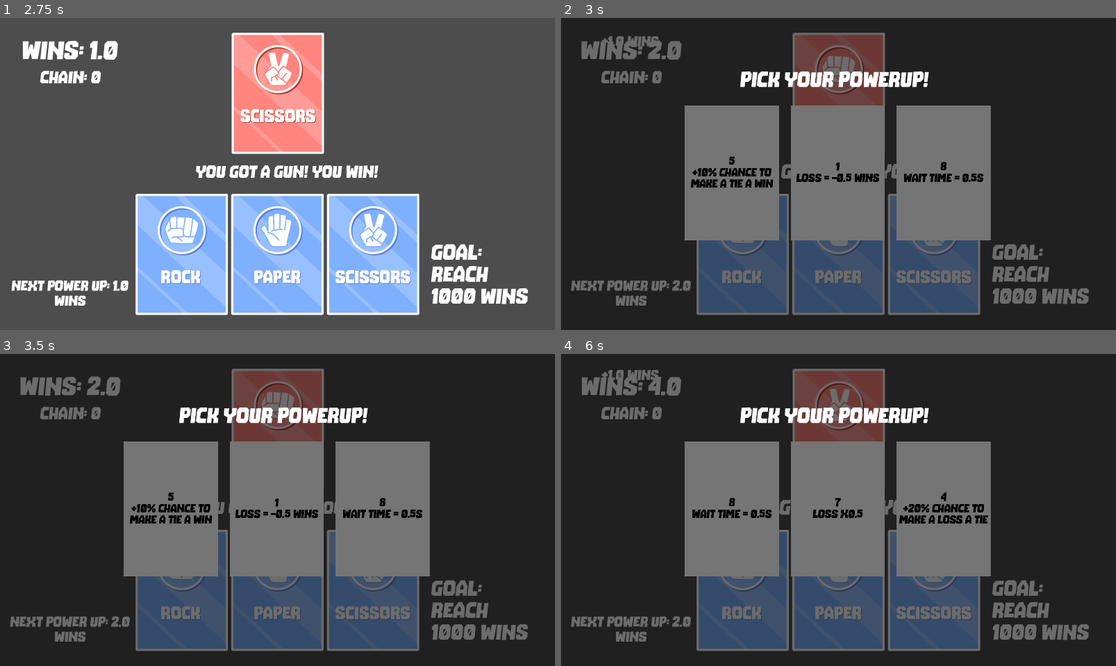
Above: before the commit, frames 1-4 (two rows, left to right).
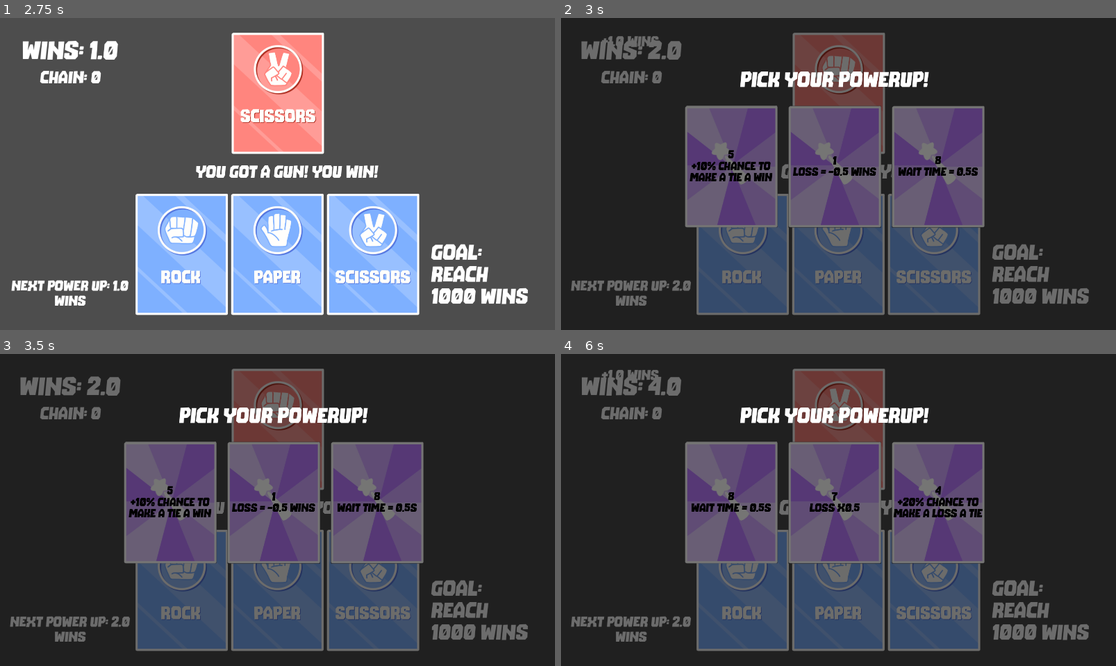
Above: after the commit, the same moments.

Repository: cinpear/rock-paper-scissors-shoot
Game: Godot game, scene res://start.tscn
Two runs of this game, one before a commit and one after it. Both use one fixed random seed, a clock stepped at 60 frames per second and the inputs below.
Inputs (mouse positions are in pixels of both pictures, inside the frame that each line leads up to):
- Up to frame 1 (2.75 s): click "Start Game" at 0.5 s; click (183, 255) at 1.25 s; tap Enter at 2 s; move the mouse to (399, 158) at 2.02 s
- Up to frame 2 (3 s): click (838, 255) at 2.75 s
- Up to frame 3 (3.5 s): no input
- Up to frame 4 (6 s): click "5 +10% chance to make a tie a…" at 3.5 s; click (932, 591) at 4.25 s; move the mouse to (727, 525) at 5.02 s; click (744, 591) at 5.75 s

Frame 1 is identical in both runs. In frame 2, 16% of the frame differs, in the area x 22-78%, y 28-72%; in frame 3, 16%; in frame 4, 16%.

Commit message:
trying to get flip anim work

Diff:
--- a/powerup.gd
+++ b/powerup.gd
@@ -15,24 +15,24 @@
 		var rng = RandomNumberGenerator.new()
 		print (global.numPowerup)
 		if (global.numPowerup == 7):
-			$HBoxContainer/Button3.disabled = true
-			$HBoxContainer/Button3/ColorRect.visible = false
+			$cardBack3/Button3.disabled = true
+			# $HBoxContainer/Button3/ColorRect.visible = false
 			for i in range(len(global.powerupBought)):
 				if global.powerupBought[i] == false:
 					if powerup[0] == 10:
-						$HBoxContainer/Button.text = str(i) + "\n" + global.powerupAbility[i]
+						$cardBack1/Button.text = str(i) + "\n" + global.powerupAbility[i]
 						powerup[0] = i
 					else:
-						$HBoxContainer/Button2.text = str(i) + "\n" + global.powerupAbility[i]
+						$cardBack2/Button2.text = str(i) + "\n" + global.powerupAbility[i]
 						powerup[1] = i
 		elif (global.numPowerup == 8):
-			$HBoxContainer/Button3.disabled = true
-			$HBoxContainer/Button3/ColorRect.visible = false
-			$HBoxContainer/Button2.disabled = true
-			$HBoxContainer/Button2/ColorRect.visible = false
+			$cardBack3/Button3.disabled = true
+			# $HBoxContainer/Button3/ColorRect.visible = false
+			$cardBack2/Button2.disabled = true
+			# $HBoxContainer/Button2/ColorRect.visible = false
 			for i in range(len(global.powerupBought)):
 				if global.powerupBought[i] == false:
-					$HBoxContainer/Button.text = str(i) + "\n" + global.powerupAbility[i]
+					$cardBack1/Button.text = str(i) + "\n" + global.powerupAbility[i]
 					powerup[0] = i
 		else:
 			while powerup[2] == 10:
@@ -40,24 +40,24 @@
 				if global.powerupBought[rand] == false:
 					if powerup[0] == 10:
 						powerup[0] = rand
-						$HBoxContainer/Button.text = str(rand) + "\n" + global.powerupAbility[rand]
+						$cardBack1/Button.text = str(rand) + "\n" + global.powerupAbility[rand]
 						global.powerupBought[rand] = true
 					elif powerup[1] == 10:
 						powerup[1] = rand
-						$HBoxContainer/Button2.text = str(rand) + "\n" + global.powerupAbility[rand]
+						$cardBack2/Button2.text = str(rand) + "\n" + global.powerupAbility[rand]
 						global.powerupBought[rand] = true
 					else:
 						powerup[2] = rand
-						$HBoxContainer/Button3.text = str(rand) + "\n" + global.powerupAbility[rand]
+						$cardBack3/Button3.text = str(rand) + "\n" + global.powerupAbility[rand]
 						global.powerupBought[rand] = true
 
 
 
 func close():
 	powerup = [10, 10, 10]
-	$HBoxContainer/Button.text = ""
-	$HBoxContainer/Button2.text = ""
-	$HBoxContainer/Button3.text = ""
+	$cardBack1/Button.text = ""
+	$cardBack2/Button2.text = ""
+	$cardBack3/Button3.text = ""
 	$".".visible = false
 	$"../ColorRect".visible = false
 
--- a/powerup.tscn
+++ b/powerup.tscn
@@ -1,24 +1,199 @@
-[gd_scene load_steps=3 format=3 uid="uid://c222tr58xaie0"]
-
-[ext_resource type="Script" path="res://powerup.gd" id="1_s4k80"]
+[gd_scene load_steps=19 format=3 uid="uid://c222tr58xaie0"]
+
+[ext_resource type="Script" uid="uid://bfu888eigr6dx" path="res://powerup.gd" id="1_s4k80"]
 [ext_resource type="FontFile" uid="uid://b2ukv27mx647y" path="res://addons/The Bomb Sound Italic.ttf" id="2_d6dq0"]
+[ext_resource type="Texture2D" uid="uid://dp17iq03xpqrt" path="res://powerupBack.png" id="3_6cuax"]
+[ext_resource type="Texture2D" uid="uid://dj3uxubdyg5p8" path="res://powerup1.jpg" id="4_yttoi"]
+[ext_resource type="Texture2D" uid="uid://cds55roe0ovgv" path="res://powerup2.jpg" id="5_g8qv3"]
+[ext_resource type="Texture2D" uid="uid://cqvpmfsew0ka4" path="res://powerup3.jpg" id="6_lhhtn"]
+[ext_resource type="Texture2D" uid="uid://d31r7317jt10r" path="res://powerup4.jpg" id="7_k4hqp"]
+[ext_resource type="Texture2D" uid="uid://37g6veis04bk" path="res://powerup5.jpg" id="8_wp04m"]
+[ext_resource type="Texture2D" uid="uid://chb2mnkmanbp1" path="res://powerup6.jpg" id="9_0fviq"]
+[ext_resource type="Texture2D" uid="uid://cu6ks32qrqxmo" path="res://powerup7.jpg" id="10_okhod"]
+[ext_resource type="Texture2D" uid="uid://dcxsl0ncd4kcp" path="res://powerup8.jpg" id="11_i4oat"]
+[ext_resource type="Texture2D" uid="uid://mf7es7m1x4i4" path="res://powerup9.jpg" id="12_1q1cv"]
+
+[sub_resource type="SpriteFrames" id="SpriteFrames_3uhvo"]
+animations = [{
+"frames": [{
+"duration": 1.0,
+"texture": ExtResource("4_yttoi")
+}, {
+"duration": 1.0,
+"texture": ExtResource("5_g8qv3")
+}, {
+"duration": 1.0,
+"texture": ExtResource("6_lhhtn")
+}, {
+"duration": 1.0,
+"texture": ExtResource("7_k4hqp")
+}, {
+"duration": 1.0,
+"texture": ExtResource("8_wp04m")
+}, {
+"duration": 1.0,
+"texture": ExtResource("9_0fviq")
+}, {
+"duration": 1.0,
+"texture": ExtResource("10_okhod")
+}, {
+"duration": 1.0,
+"texture": ExtResource("11_i4oat")
+}, {
+"duration": 1.0,
+"texture": ExtResource("12_1q1cv")
+}],
+"loop": true,
+"name": &"default",
+"speed": 5.0
+}]
+
+[sub_resource type="SpriteFrames" id="SpriteFrames_sdryd"]
+animations = [{
+"frames": [{
+"duration": 1.0,
+"texture": ExtResource("4_yttoi")
+}, {
+"duration": 1.0,
+"texture": ExtResource("5_g8qv3")
+}, {
+"duration": 1.0,
+"texture": ExtResource("6_lhhtn")
+}, {
+"duration": 1.0,
+"texture": ExtResource("7_k4hqp")
+}, {
+"duration": 1.0,
+"texture": ExtResource("8_wp04m")
+}, {
+"duration": 1.0,
+"texture": ExtResource("9_0fviq")
+}, {
+"duration": 1.0,
+"texture": ExtResource("10_okhod")
+}, {
+"duration": 1.0,
+"texture": ExtResource("11_i4oat")
+}, {
+"duration": 1.0,
+"texture": ExtResource("12_1q1cv")
+}],
+"loop": true,
+"name": &"default",
+"speed": 5.0
+}]
+
+[sub_resource type="SpriteFrames" id="SpriteFrames_wdvbn"]
+animations = [{
+"frames": [{
+"duration": 1.0,
+"texture": ExtResource("4_yttoi")
+}, {
+"duration": 1.0,
+"texture": ExtResource("5_g8qv3")
+}, {
+"duration": 1.0,
+"texture": ExtResource("6_lhhtn")
+}, {
+"duration": 1.0,
+"texture": ExtResource("7_k4hqp")
+}, {
+"duration": 1.0,
+"texture": ExtResource("8_wp04m")
+}, {
+"duration": 1.0,
+"texture": ExtResource("9_0fviq")
+}, {
+"duration": 1.0,
+"texture": ExtResource("10_okhod")
+}, {
+"duration": 1.0,
+"texture": ExtResource("11_i4oat")
+}, {
+"duration": 1.0,
+"texture": ExtResource("12_1q1cv")
+}],
+"loop": true,
+"name": &"default",
+"speed": 5.0
+}]
+
+[sub_resource type="Animation" id="Animation_6ogg8"]
+resource_name = "cardFlip"
+tracks/0/type = "value"
+tracks/0/imported = false
+tracks/0/enabled = true
+tracks/0/path = NodePath("cardBack1:scale")
+tracks/0/interp = 1
+tracks/0/loop_wrap = true
+tracks/0/keys = {
+"times": PackedFloat32Array(0.23333333, 0.36666667, 0.5, 0.6333, 0.9667),
+"transitions": PackedFloat32Array(1, 2.21, 5.09, 0.12, 1),
+"update": 0,
+"values": [Vector2(1, 1), Vector2(0.1, 0.1), Vector2(1, 1), Vector2(0.01, 1), Vector2(1, 1)]
+}
+tracks/1/type = "value"
+tracks/1/imported = false
+tracks/1/enabled = true
+tracks/1/path = NodePath("cardBack1/choice1:z_index")
+tracks/1/interp = 1
+tracks/1/loop_wrap = true
+tracks/1/keys = {
+"times": PackedFloat32Array(),
+"transitions": PackedFloat32Array(),
+"update": 1,
+"values": []
+}
+tracks/2/type = "value"
+tracks/2/imported = false
+tracks/2/enabled = true
+tracks/2/path = NodePath("cardBack1:visible")
+tracks/2/interp = 1
+tracks/2/loop_wrap = true
+tracks/2/keys = {
+"times": PackedFloat32Array(),
+"transitions": PackedFloat32Array(),
+"update": 1,
+"values": []
+}
+
+[sub_resource type="Animation" id="Animation_nyqdf"]
+length = 0.001
+tracks/0/type = "value"
+tracks/0/imported = false
+tracks/0/enabled = true
+tracks/0/path = NodePath("cardBack1:scale")
+tracks/0/interp = 1
+tracks/0/loop_wrap = true
+tracks/0/keys = {
+"times": PackedFloat32Array(0),
+"transitions": PackedFloat32Array(1),
+"update": 0,
+"values": [Vector2(1, 1)]
+}
+
+[sub_resource type="AnimationLibrary" id="AnimationLibrary_30q7u"]
+_data = {
+&"RESET": SubResource("Animation_nyqdf"),
+&"cardFlip": SubResource("Animation_6ogg8")
+}
 
 [node name="powerup" type="Control"]
 layout_mode = 3
 anchors_preset = 0
 script = ExtResource("1_s4k80")
 
-[node name="HBoxContainer" type="HBoxContainer" parent="."]
-layout_mode = 0
-offset_left = 429.0
-offset_top = 303.0
-offset_right = 1487.0
-offset_bottom = 770.0
-theme_override_constants/separation = 40
-
-[node name="Button" type="Button" parent="HBoxContainer"]
+[node name="cardBack1" type="Sprite2D" parent="."]
+position = Vector2(589, 515)
+texture = ExtResource("3_6cuax")
+
+[node name="Button" type="Button" parent="cardBack1"]
 z_index = 8
-layout_mode = 2
+offset_left = -161.0
+offset_top = -210.0
+offset_right = 161.0
+offset_bottom = 210.0
+pivot_offset = Vector2(-196, 334)
 size_flags_horizontal = 3
 theme_override_colors/font_color = Color(0, 0, 0, 1)
 theme_override_fonts/font = ExtResource("2_d6dq0")
@@ -27,17 +202,21 @@
 autowrap_mode = 2
 clip_text = true
 
-[node name="ColorRect" type="ColorRect" parent="HBoxContainer/Button"]
-show_behind_parent = true
-clip_contents = true
-layout_mode = 0
-offset_right = 326.0
-offset_bottom = 467.0
-mouse_filter = 2
-
-[node name="Button2" type="Button" parent="HBoxContainer"]
+[node name="choice1" type="AnimatedSprite2D" parent="cardBack1"]
+visible = false
+sprite_frames = SubResource("SpriteFrames_3uhvo")
+centered = false
+
+[node name="cardBack2" type="Sprite2D" parent="."]
+position = Vector2(947, 515)
+texture = ExtResource("3_6cuax")
+
+[node name="Button2" type="Button" parent="cardBack2"]
 z_index = 1
-layout_mode = 2
+offset_left = -161.0
+offset_top = -211.0
+offset_right = 161.0
+offset_bottom = 211.0
 size_flags_horizontal = 3
 theme_override_colors/font_color = Color(0, 0, 0, 1)
 theme_override_fonts/font = ExtResource("2_d6dq0")
@@ -46,18 +225,21 @@
 autowrap_mode = 2
 clip_text = true
 
-[node name="ColorRect" type="ColorRect" parent="HBoxContainer/Button2"]
-show_behind_parent = true
-visibility_layer = 2
-clip_contents = true
-layout_mode = 0
-offset_right = 326.0
-offset_bottom = 467.0
-mouse_filter = 2
-
-[node name="Button3" type="Button" parent="HBoxContainer"]
+[node name="choice2" type="AnimatedSprite2D" parent="cardBack2"]
+visible = false
+sprite_frames = SubResource("SpriteFrames_sdryd")
+centered = false
+
+[node name="cardBack3" type="Sprite2D" parent="."]
+position = Vector2(1305, 515)
+texture = ExtResource("3_6cuax")
+
+[node name="Button3" type="Button" parent="cardBack3"]
 z_index = 1
-layout_mode = 2
+offset_left = -161.0
+offset_top = -211.0
+offset_right = 161.0
+offset_bottom = 211.0
 size_flags_horizontal = 3
 theme_override_colors/font_color = Color(0, 0, 0, 1)
 theme_override_fonts/font = ExtResource("2_d6dq0")
@@ -66,14 +248,10 @@
 autowrap_mode = 2
 clip_text = true
 
-[node name="ColorRect" type="ColorRect" parent="HBoxContainer/Button3"]
-show_behind_parent = true
-visibility_layer = 2
-clip_contents = true
-layout_mode = 0
-offset_right = 326.0
-offset_bottom = 467.0
-mouse_filter = 2
+[node name="choice3" type="AnimatedSprite2D" parent="cardBack3"]
+visible = false
+sprite_frames = SubResource("SpriteFrames_wdvbn")
+centered = false
 
 [node name="Label" type="Label" parent="."]
 layout_mode = 0
@@ -97,8 +275,13 @@
 theme_override_font_sizes/font_size = 40
 text = "Close"
 
+[node name="AnimationPlayer" type="AnimationPlayer" parent="."]
+libraries = {
+&"": SubResource("AnimationLibrary_30q7u")
+}
+
 [connection signal="visibility_changed" from="." to="." method="_on_visibility_changed"]
-[connection signal="pressed" from="HBoxContainer/Button" to="." method="_on_button_pressed"]
-[connection signal="pressed" from="HBoxContainer/Button2" to="." method="_on_button_2_pressed"]
-[connection signal="pressed" from="HBoxContainer/Button3" to="." method="_on_button_3_pressed"]
+[connection signal="pressed" from="cardBack1/Button" to="." method="_on_button_pressed"]
+[connection signal="pressed" from="cardBack2/Button2" to="." method="_on_button_2_pressed"]
+[connection signal="pressed" from="cardBack3/Button3" to="." method="_on_button_3_pressed"]
 [connection signal="pressed" from="closeButton" to="." method="_on_close_button_pressed"]
